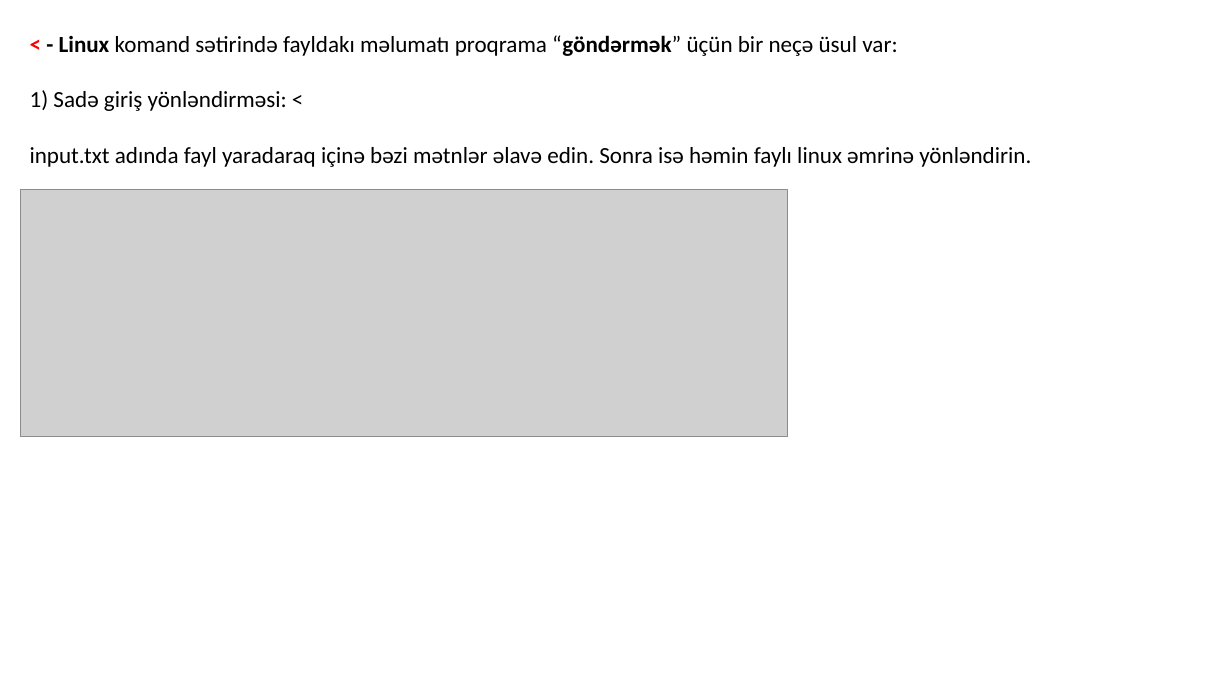
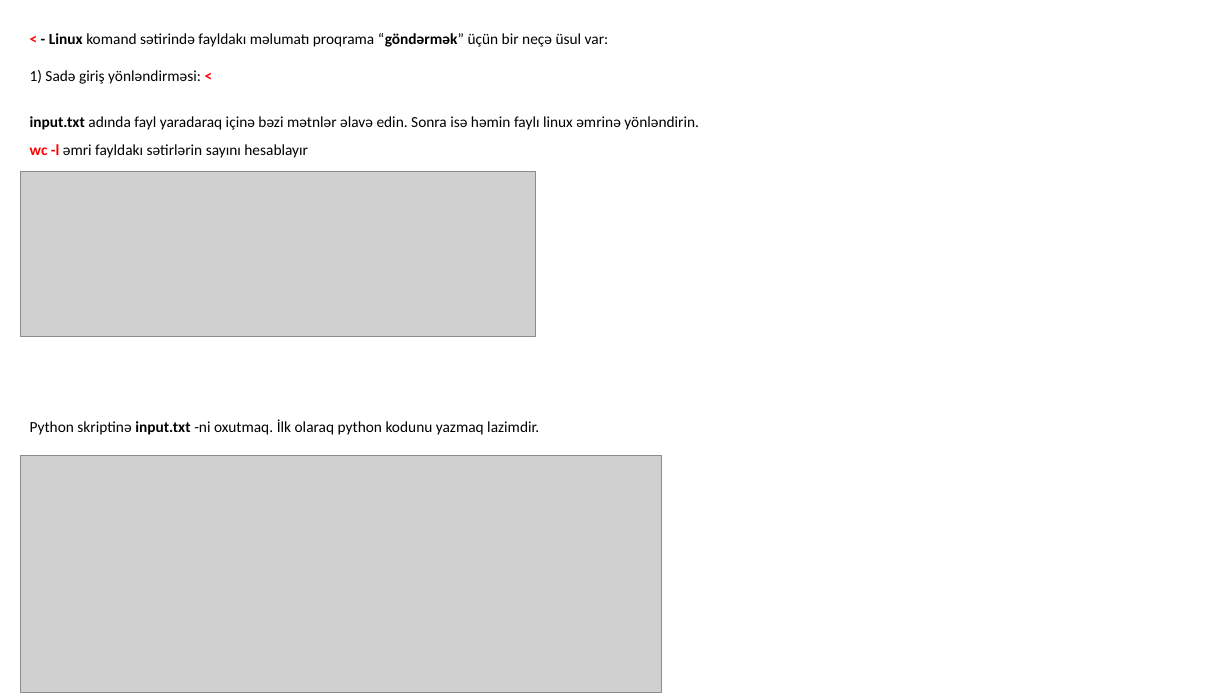
Before and after one commit to codeurient/DevOps, a slide deck: slide 61 of .lessons/1 operating systems/1 linux/1.pptx. Drawn at 1232x693 pixels with LibreOffice and Linux fonts; fonts in the diff are those of the drawing; grey boxes stand for pictures. Boxes give left, top, right and bottom in pixels: in the first picture for what was removed or moved away, otherwise in the second. Text is boxed around its words. In the diff, an @@ line names an element or a change of style, - is before the commit and + after.

```diff
--- a/.lessons/1 operating systems/1 linux/1.pptx
+++ b/.lessons/1 operating systems/1 linux/1.pptx
@@ text at bbox=[30, 33, 699, 130]: size 18 to 12 pt in "< - Linux komand sətirində fayldakı məlumatı ...", "1) Sadə giriş yönləndirməsi: <", "input.txt adında fayl yaradaraq içinə bəzi mətnlər ..."; text colour #000000 to #FF0000 in "<"; bold on in "<", "input.txt"; line spacing 1 to 1.5 @@
@@ text at bbox=[30, 144, 539, 435]: paragraphs added @@
+wc -l əmri fayldakı sətirlərin sayını hesablayır
+Python skriptinə input.txt -ni oxutmaq. İlk olaraq python kodunu yazmaq lazimdir.
@@ picture: place and size @@
-picture at bbox=[20, 189, 787, 436]
+picture at bbox=[20, 171, 536, 336]
@@ picture added at bbox=[20, 456, 662, 693] @@
```
Also in this commit, not shown: 6 slides added, 6 slides removed.
